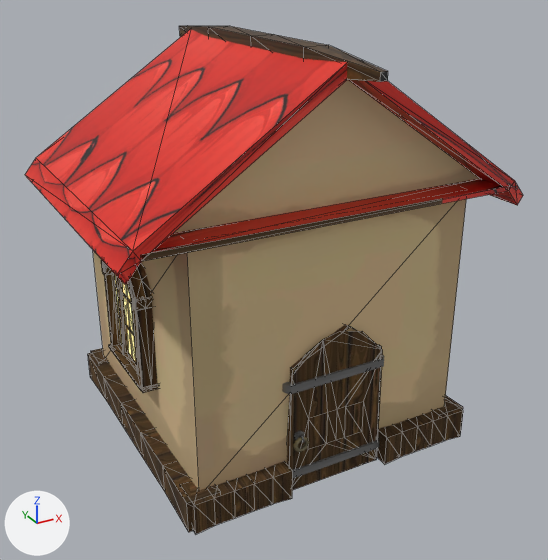
One commit to the glTF model assets/world/house_chesburg_1.glb: the scene before it, then after it.
The view is the same before and after, from a 50 mm lens placed at (-5.7, -10.73, 7.88), pointed at (0.02, -0.33, 2.68). Arrows for +X, +Y and +Z are at lower left; the lights stay in place. The first picture is the older version. Mesh edges are drawn as thin lines on the coarser meshes. Where no turn or scale is listed for an object, it has been applied to the vertices. Vertices at exactly the same position are counted once.
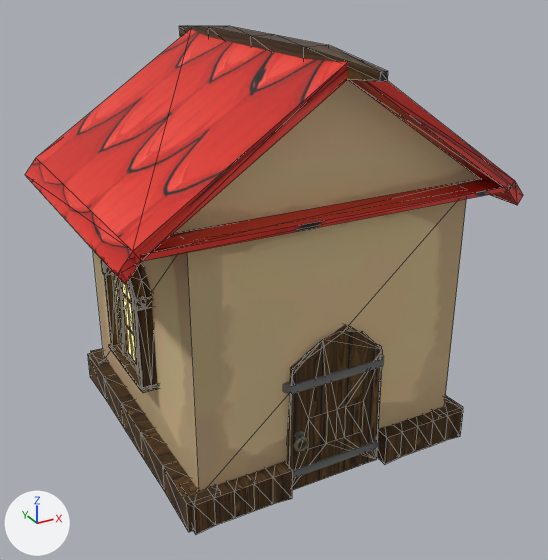
Boxes [x1, y1, x2, y2] around the edits, measured in the pictures (548 x 560 px):
part 1 of me_cube_014, surface changed
    both: [41, 30, 504, 261]
part 2 of me_object_1_004, cut back
    before: [133, 297, 158, 391]
    after: [141, 385, 158, 391]

Diff of the bpy script that builds the scene:
```diff
--- a/assets/world/house_chesburg_1.glb.py
+++ b/assets/world/house_chesburg_1.glb.py
@@ me_cube_014 @@
 me_cube_014.from_pydata(...)  # 56 vertices, 104 faces; spans x -3.32..3.32, y -3.13..3.13, z -1.27..1.24
 # used by ob_cube_009; location = (0.0, 0.0, 5.4)
+# me_cube_014 part 1: texture (UV) coordinates of 16 of 104 faces, centred in x -2.1..3.29, y -2.5..2.5, z -1.22..0.48, changed; they spanned u 0.52..1.0, v 0.0..0.99 and now span u 0.52..0.99, v 0.51..0.99
 me_cube_014.materials.append(mat_roof)
@@ me_object_1_004 @@
 # used by ob_object_6_001; location = (-2.42, 0.02, 2.47)
-me_object_1_004.from_pydata(...)  # 688 vertices, 461 faces; spans x -0.19..0.19, y -0.85..0.85, z -1.01..1.21
+me_object_1_004.from_pydata(...)  # 633 vertices, 404 faces; spans x -0.19..0.19, y -0.85..0.85, z -1.01..1.21
+# me_object_1_004 part 2
+# 55 vertices are removed from x -0.17..0.19, y -0.82..0.82, z -1.01..1.2
+# 67 faces are deleted
+# 10 new faces join them, mat_material_002 (picture img_house_texture_chesburg_1)
 me_object_1_004.materials.append(mat_material_003)
```
